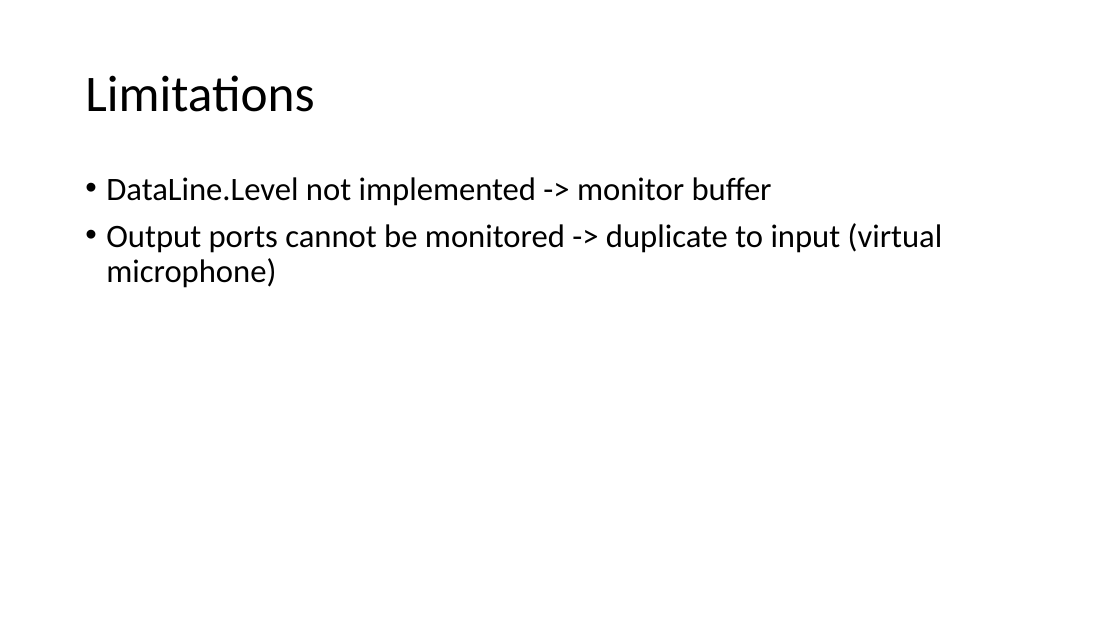
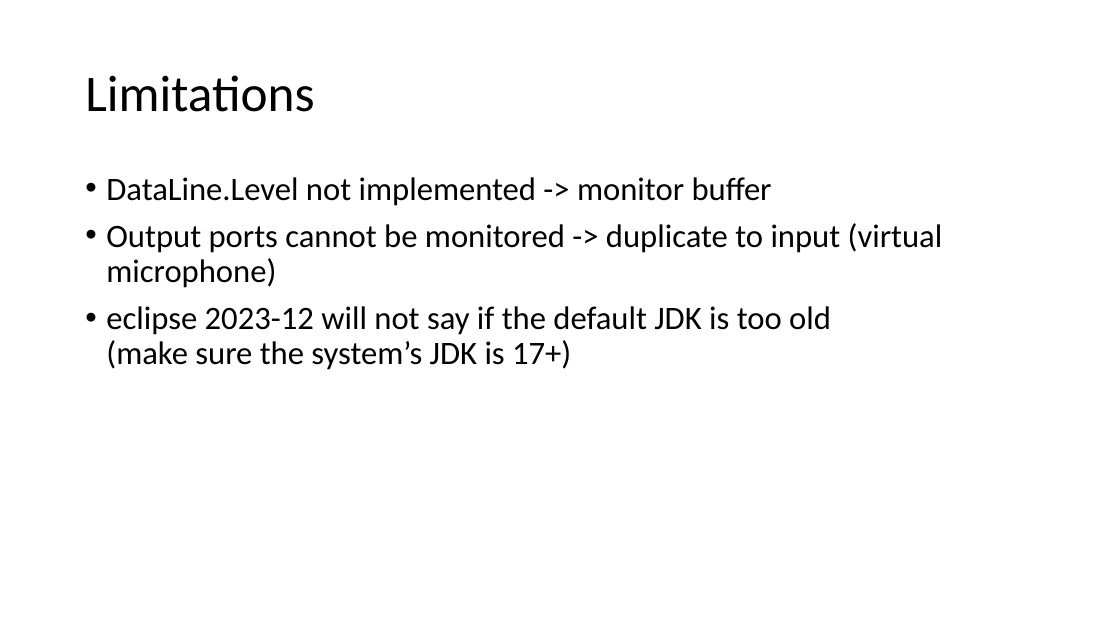
Before and after one commit to devidin/yavumeter, a slide deck: slide 4 of doc/Steps overview.pptx. Drawn at 1120x630 pixels with LibreOffice and Linux fonts; fonts in the diff are those of the drawing. Boxes give left, top, right and bottom in pixels: in the first picture for what was removed or moved away, otherwise in the second. Text is boxed around its words. In the diff, an @@ line names an element or a change of style, - is before the commit and + after.

Commit message:
update doc

```diff
--- a/doc/Steps overview.pptx
+++ b/doc/Steps overview.pptx
@@ text at (106, 306, 831, 370): paragraph added @@
+• eclipse 2023-12 will not say if the default JDK is too old
+  (make sure the system’s JDK is 17+)
```
Also in this commit, not shown: 1 slide added.
